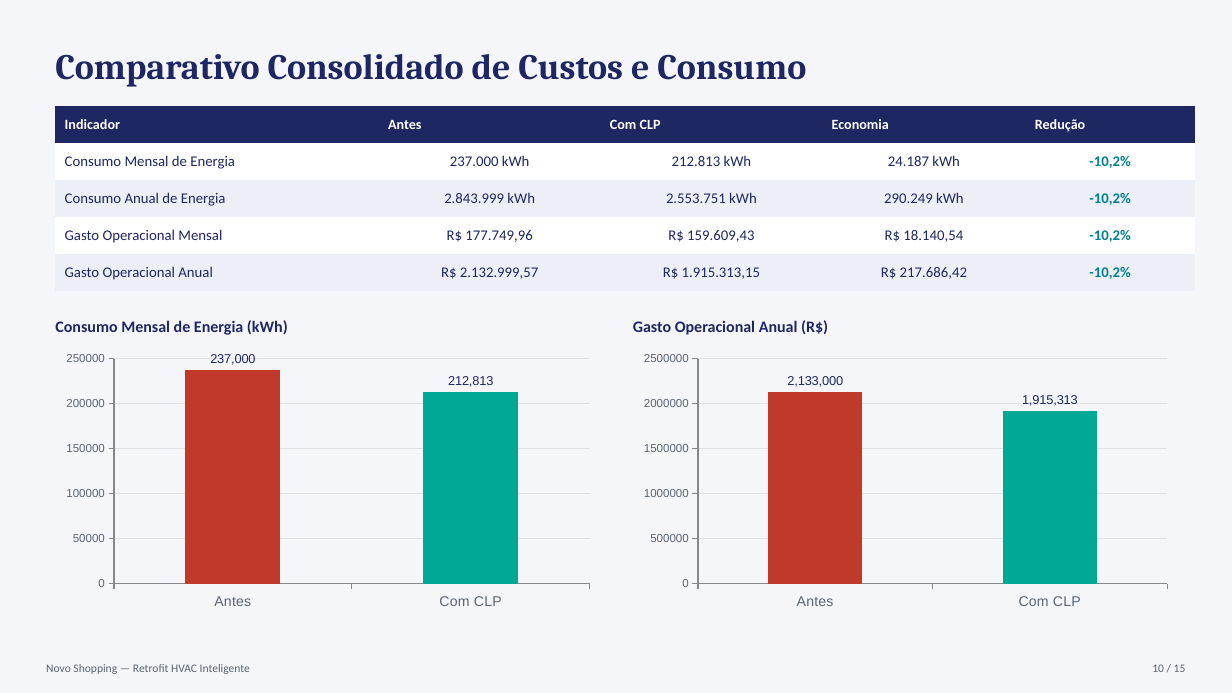
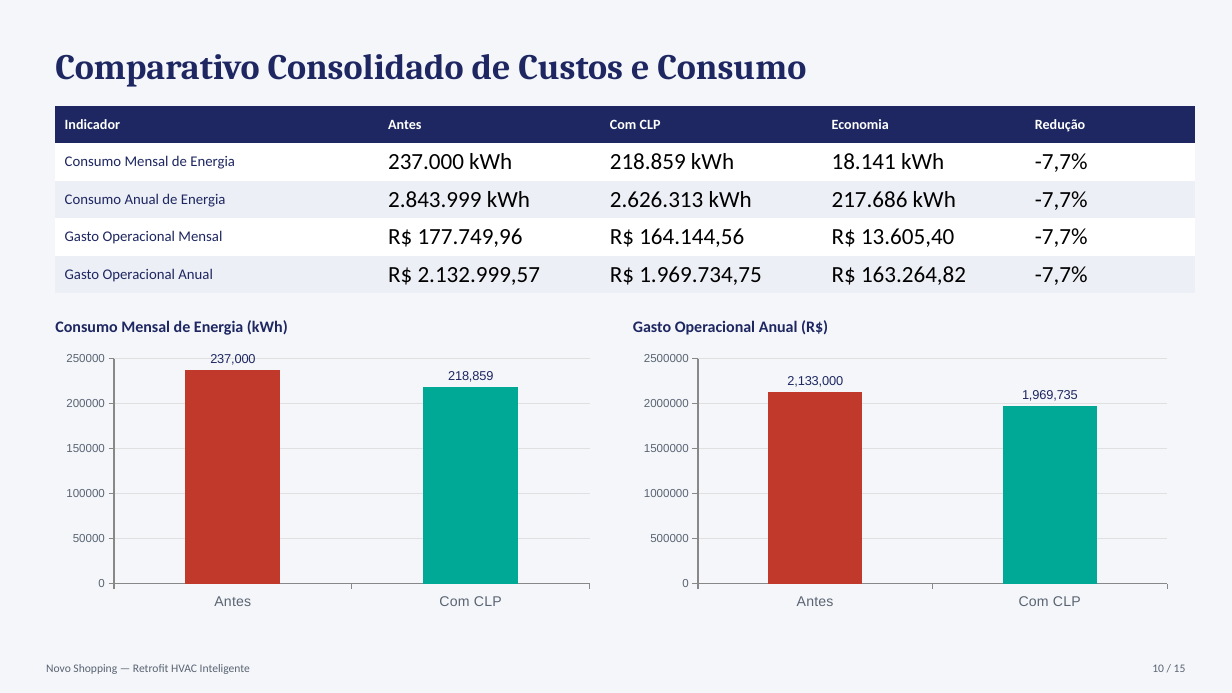
Before and after one commit to victorhugomota/analise-energetica-novo-shopping, a slide deck: slide 10 of Estudo_Viabilidade_Retrofit_HVAC_Novo_Shopping.pptx. Drawn at 1232x693 pixels with LibreOffice and Linux fonts; fonts in the diff are those of the drawing. Boxes give left, top, right and bottom in pixels: in the first picture for what was removed or moved away, otherwise in the second. Text is boxed around its words. In the diff, an @@ line names an element or a change of style, - is before the commit and + after.

Commit message:
Fully sync baseline table (Slide 6), sensitivity charts (Slide 7), and comparative charts/table (Slide 10) in PowerPoint with live Firebase data

```diff
--- a/Estudo_Viabilidade_Retrofit_HVAC_Novo_Shopping.pptx
+++ b/Estudo_Viabilidade_Retrofit_HVAC_Novo_Shopping.pptx
@@ table at bbox=[55, 106, 1195, 291] @@
-row 2: Consumo Mensal de Energia | 237.000 kWh | 212.813 kWh | 24.187 kWh | -10,2%
+row 2: Consumo Mensal de Energia | 237.000 kWh | 218.859 kWh | 18.141 kWh | -7,7%
-row 3: Consumo Anual de Energia | 2.843.999 kWh | 2.553.751 kWh | 290.249 kWh | -10,2%
+row 3: Consumo Anual de Energia | 2.843.999 kWh | 2.626.313 kWh | 217.686 kWh | -7,7%
-row 4: Gasto Operacional Mensal | R$ 177.749,96 | R$ 159.609,43 | R$ 18.140,54 | -10,2%
+row 4: Gasto Operacional Mensal | R$ 177.749,96 | R$ 164.144,56 | R$ 13.605,40 | -7,7%
-row 5: Gasto Operacional Anual | R$ 2.132.999,57 | R$ 1.915.313,15 | R$ 217.686,42 | -10,2%
+row 5: Gasto Operacional Anual | R$ 2.132.999,57 | R$ 1.969.734,75 | R$ 163.264,82 | -7,7%
@@ size 11.5 to 18 pt, text colour #1E2761 to #000000 in "237.000 kWh", "2.843.999 kWh", "R$ 177.749,96", "R$ 2.132.999,57" @@
@@ alignment centre to left @@
@@ column chart at bbox=[55, 347, 601, 615] @@
@@ Series 1, Com CLP: 212813 to 218859 @@
@@ column chart at bbox=[633, 347, 1178, 615] @@
@@ Series 1, Com CLP: 1915313 to 1969735 @@
```
Also in this commit, not shown: 6 other slides changed, 1 other file.
